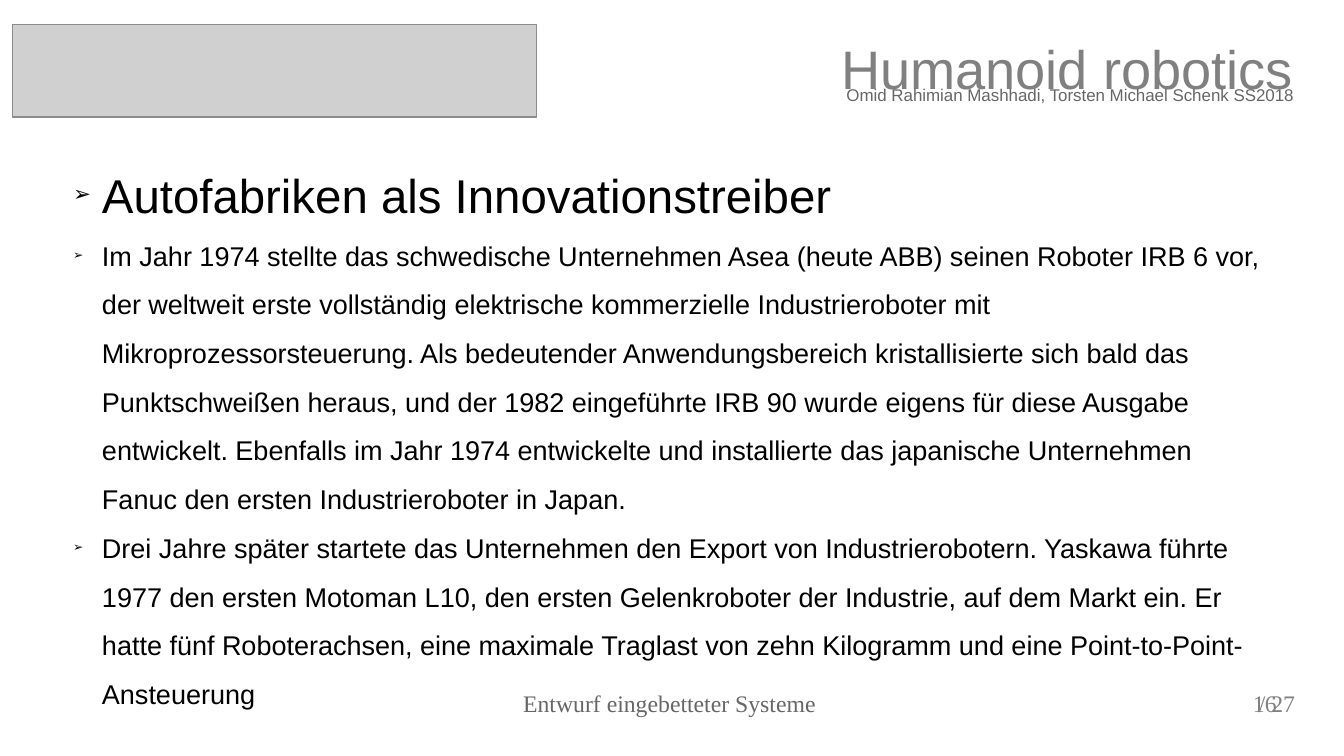
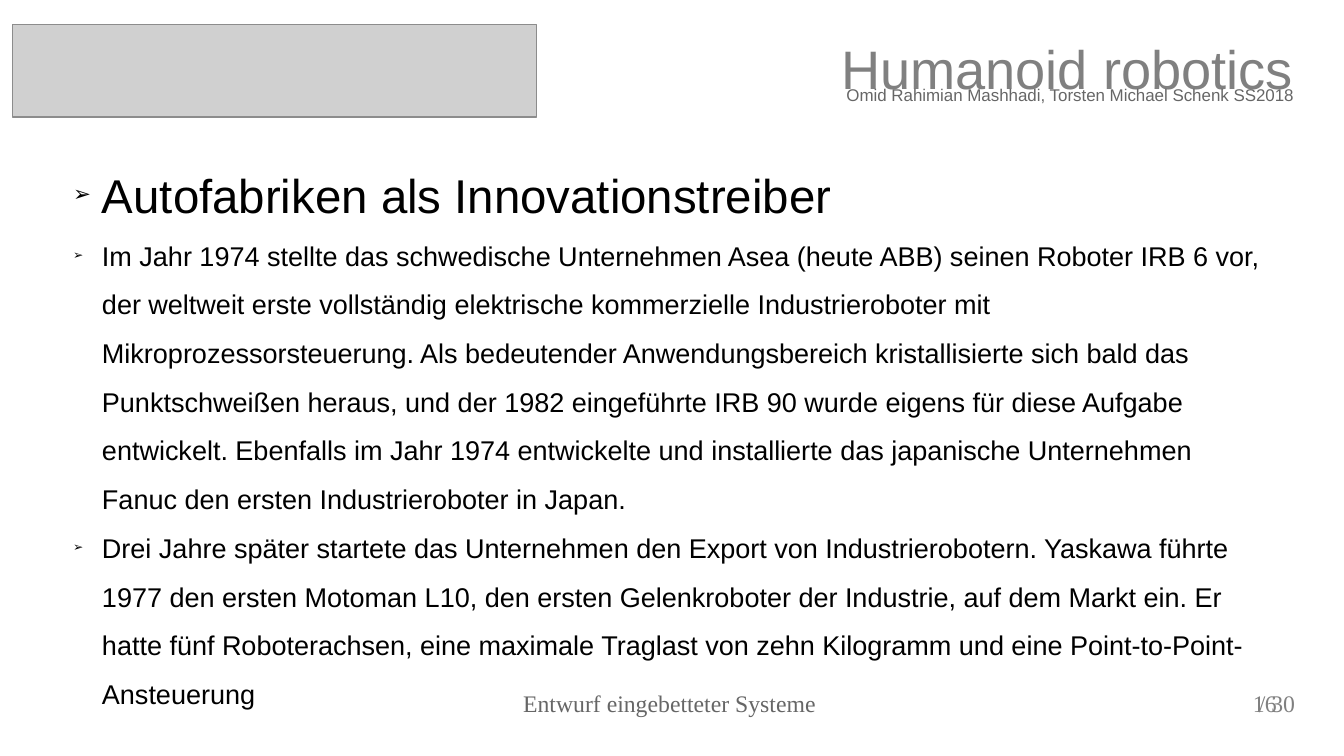
Before and after one commit to torstenschenk/beuth-avatar-ss2018, a slide deck: slide 16 of Presentation/HumanoidRobotic.odp. Drawn at 1344x756 pixels with LibreOffice and Linux fonts; fonts in the diff are those of the drawing; grey boxes stand for pictures. Boxes give left, top, right and bottom in pixels: in the first picture for what was removed or moved away, otherwise in the second. Text is boxed around its words. In the diff, an @@ line names an element or a change of style, - is before the commit and + after.

```diff
--- a/Presentation/HumanoidRobotic.odp
+++ b/Presentation/HumanoidRobotic.odp
@@ text at bbox=[102, 246, 1260, 514]: text changed @@
-➢ Im Jahr 1974 stellte das schwedische Unternehmen Asea (heute ABB) seinen Roboter IRB 6 vor, der weltweit erste vollständig elektrische kommerzielle Industrieroboter mit Mikroprozessorsteuerung. Als bedeutender Anwendungsbereich kristallisierte sich bald das Punktschweißen heraus, und der 1982 eingeführte IRB 90 wurde eigens für diese Ausgabe entwickelt. Ebenfalls im Jahr 1974 entwickelte und installierte das japanische Unternehmen Fanuc den ersten Industrieroboter in Japan.
+➢ Im Jahr 1974 stellte das schwedische Unternehmen Asea (heute ABB) seinen Roboter IRB 6 vor, der weltweit erste vollständig elektrische kommerzielle Industrieroboter mit Mikroprozessorsteuerung. Als bedeutender Anwendungsbereich kristallisierte sich bald das Punktschweißen heraus, und der 1982 eingeführte IRB 90 wurde eigens für diese Aufgabe entwickelt. Ebenfalls im Jahr 1974 entwickelte und installierte das japanische Unternehmen Fanuc den ersten Industrieroboter in Japan.
@@ text at bbox=[1271, 696, 1295, 712]: text changed @@
-/ 27
+/ 30
```
Also in this commit, not shown: 23 other slides changed, 5 slides added, 2 slides removed, 12 other files.
